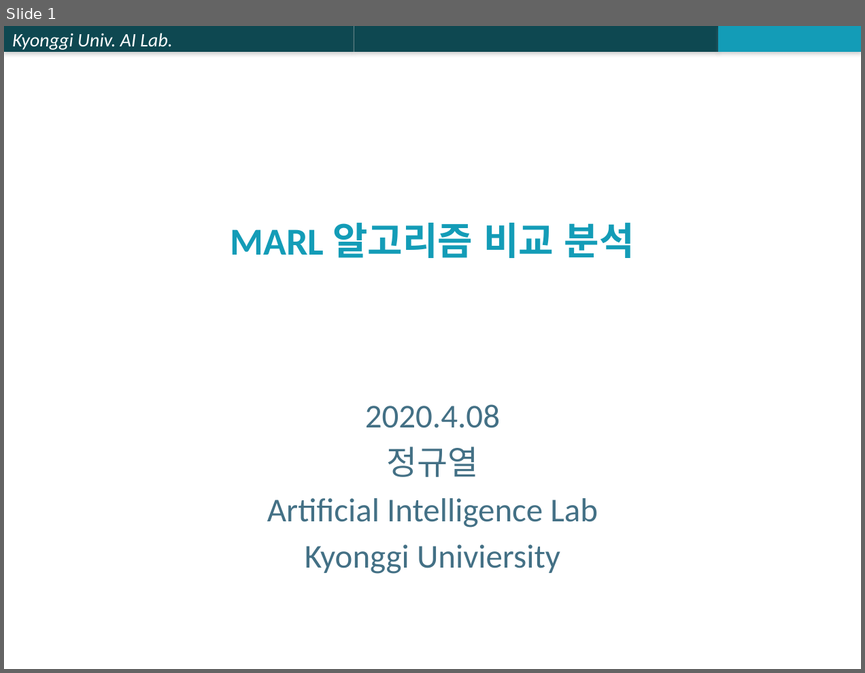
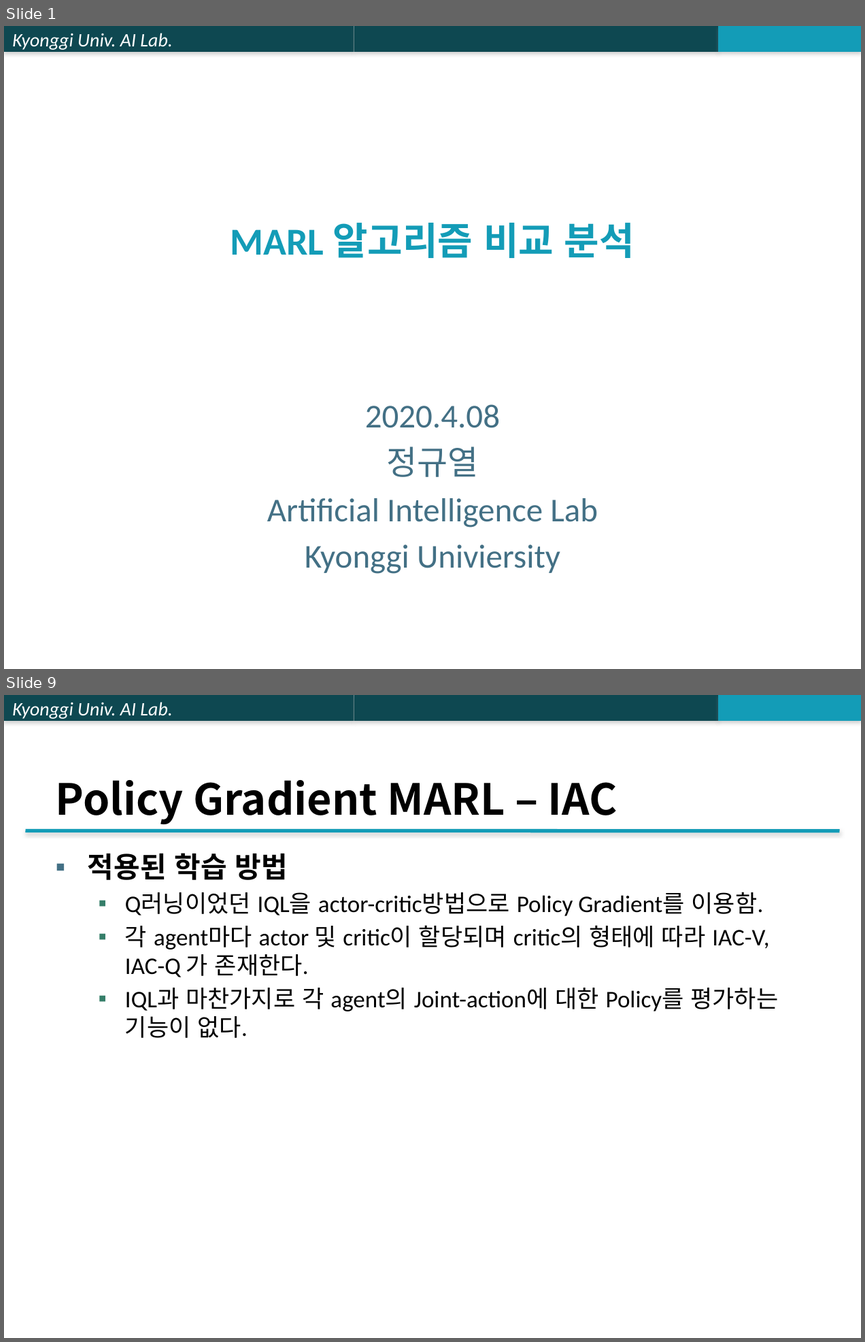
Before and after one commit to jk96491/PapersSeminar, a slide deck: Multi_Agent/ETC/PPTX/MARL 알고리즘 비교 분석.pptx. Shown one above the other, each under a label of ours: slide 1 before the commit, slides 1 and 9 after it; the slides between them are not shown. The pictures are 865x673 and 865x1342 pixels, drawn with LibreOffice and Linux fonts; fonts in the diff are those of the drawing. Boxes give left, top, right and bottom in pixels: in the first picture for what was removed or moved away, otherwise in the second. Text is boxed around its words. In the diff, an @@ line names an element or a change of style, - is before the commit and + after.

```diff
--- a/Multi_Agent/ETC/PPTX/MARL 알고리즘 비교 분석.pptx
+++ b/Multi_Agent/ETC/PPTX/MARL 알고리즘 비교 분석.pptx
@@ slide 9 added at bbox=[4, 695, 861, 1338], background #FFFFFF; not listed: 3 template elements that a slide beside it also shows @@
@@ title added at bbox=[56, 780, 617, 824], 36 pt, text #000000, bold @@
+Policy Gradient MARL – IAC
@@ line added from (26, 830) to (839, 831), #139CB7 3 pt @@
@@ text added at bbox=[88, 853, 778, 1038], 20 pt, text #000000 @@
+▪ 적용된 학습 방법
+  ▪ Q러닝이었던 IQL을 actor-critic방법으로 Policy Gradient를 이용함.
+  ▪ 각 agent마다 actor 및 critic이 할당되며 critic의 형태에 따라 IAC-V, IAC-Q 가 존재한다.
+  ▪ IQL과 마찬가지로 각 agent의 Joint-action에 대한 Policy를 평가하는 기능이 없다.
```
Also in this commit, not shown: 8 slides changed, 5 other slides added, 6 slides removed.
